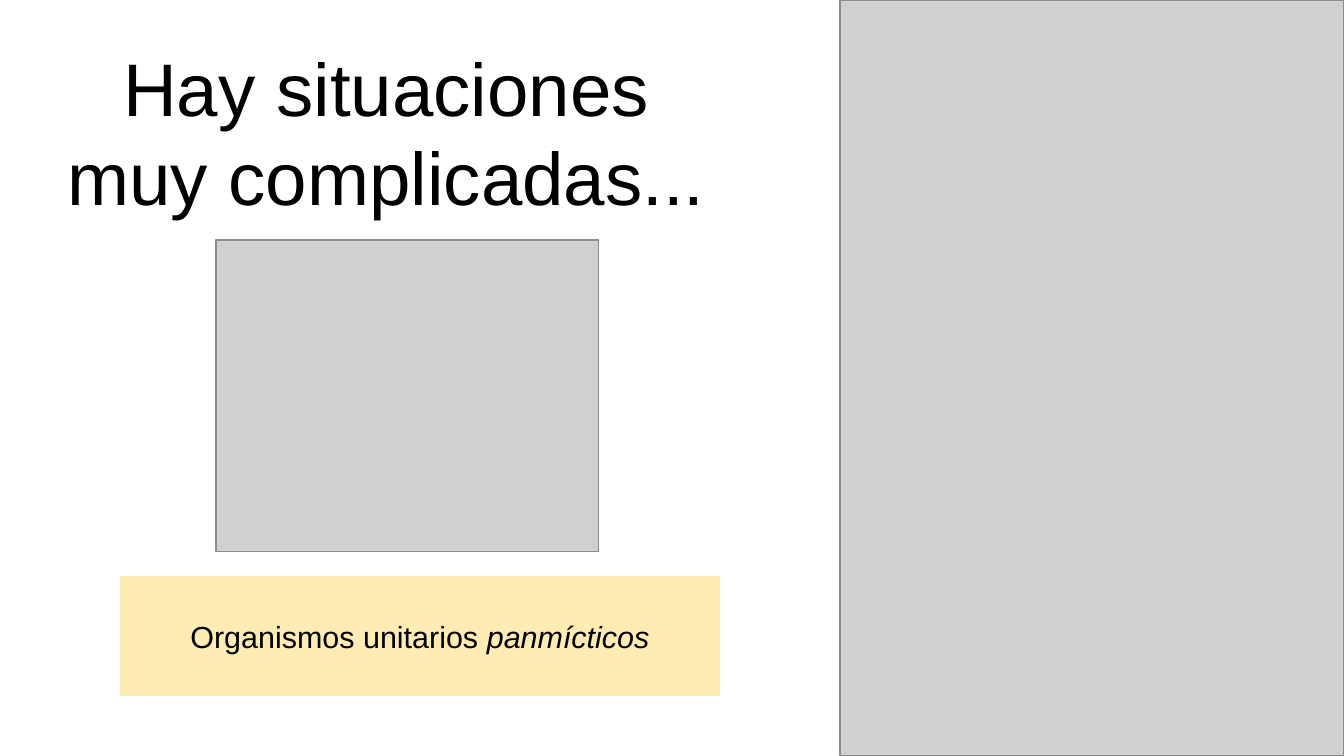
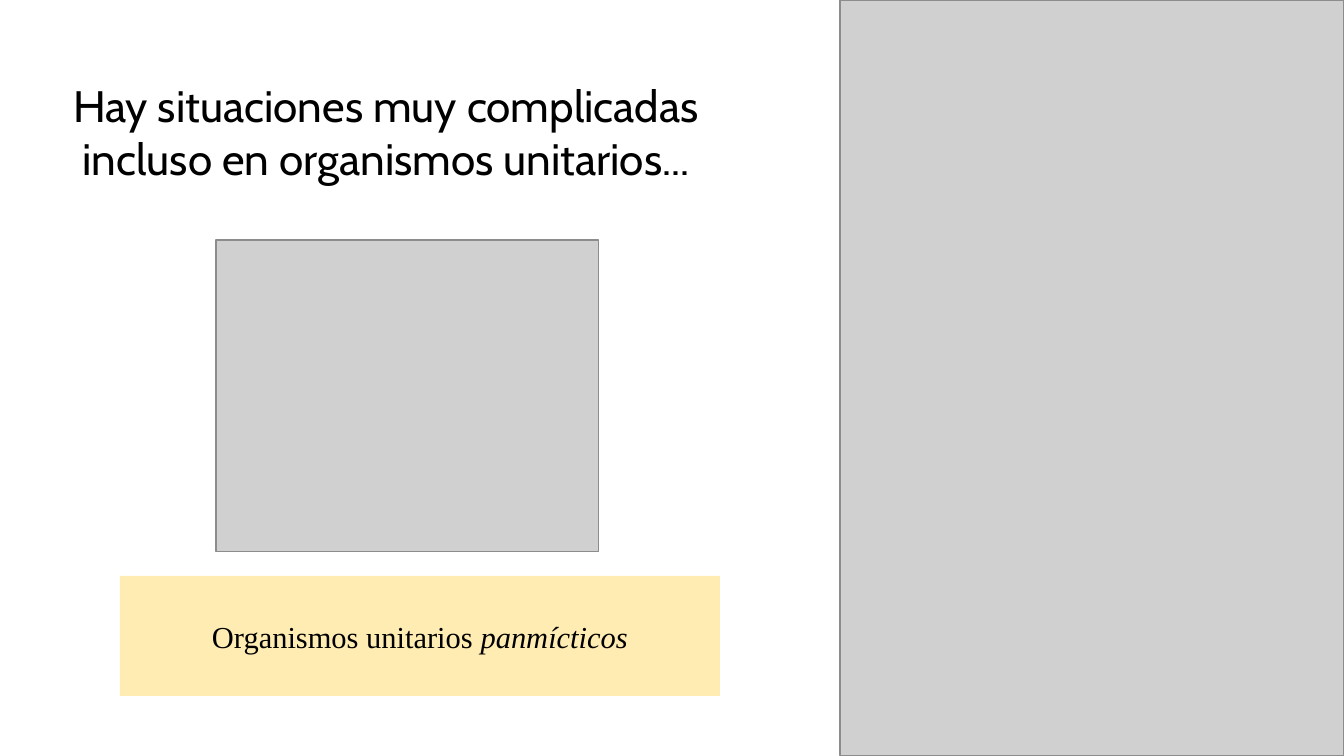
Before and after one commit to gerardommc/Ecologia-poblaciones, a slide deck: slide 15 of Unidad-1/Poblacion.odp (slide 11 before the commit). Drawn at 1344x756 pixels with LibreOffice and Linux fonts; fonts in the diff are those of the drawing; grey boxes stand for pictures. Boxes give left, top, right and bottom in pixels: in the first picture for what was removed or moved away, otherwise in the second. Text is boxed around its words. In the diff, an @@ line names an element or a change of style, - is before the commit and + after.

```diff
--- a/Unidad-1/Poblacion.odp
+++ b/Unidad-1/Poblacion.odp
@@ title at (73,89,699,185): text changed; size 44 to 26 pt; font Arial to Cabin @@
-Hay situaciones muy complicadas...
+Hay situaciones muy complicadas incluso en organismos unitarios...
@@ rectangle "Organismos unitarios panmícticos" at (120,576,720,695): font Arial to Times New Roman @@
```
Also in this commit, not shown: 14 other slides changed, 4 slides added, 1 other file.
